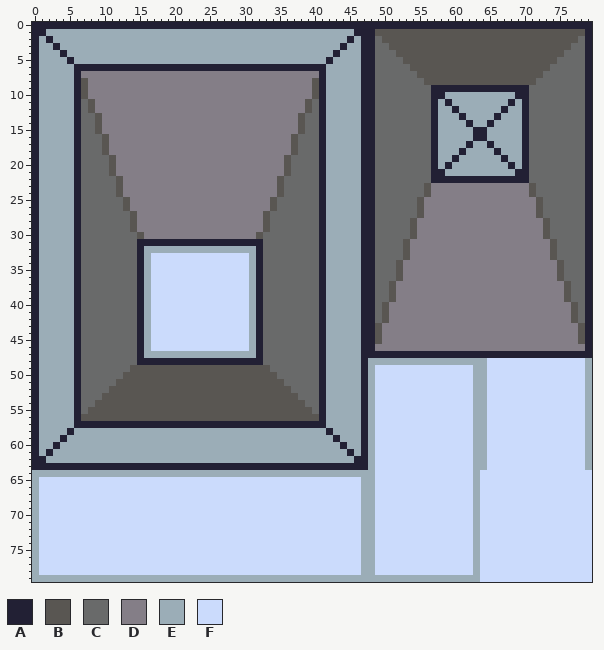
File history of a sprite sheet, public/assets/tileset.png. This is how it looked before the edit.
The file is 80x80 pixels.
Palette (. is transparent): A #222034  B #595652  C #696a6a  D #847e87  E #9badb7  F #cbdbfc
After:
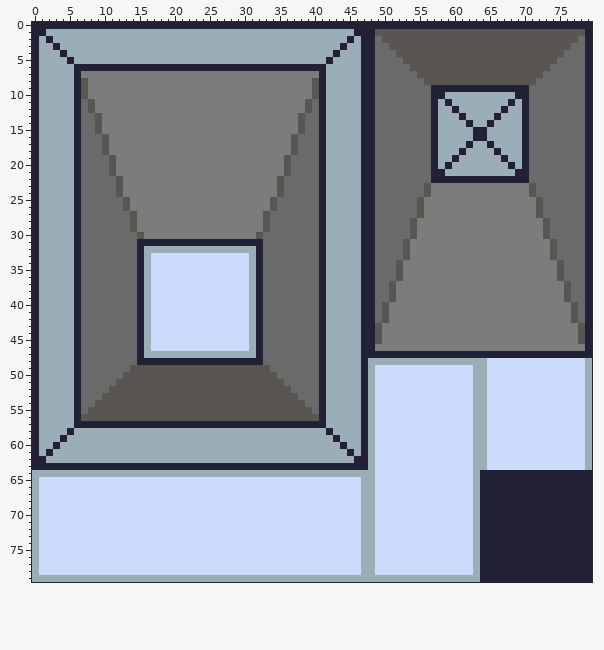
What changed:
Colour D changes from #847e87 to #7b7d7d.
Colour F becomes colour A in rows 64 to 79 at x 64 to 79.
